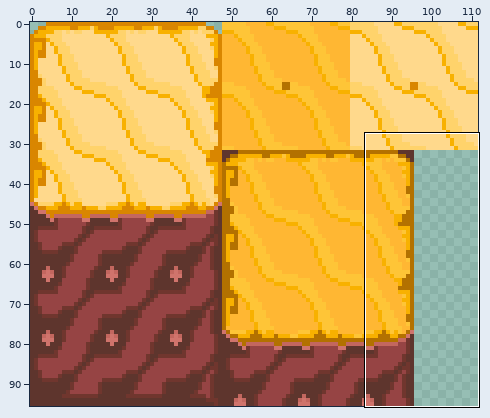
Pixel-art file: Sprites/Final Project Sprites/Tilesets/Teehee Valley/Teehee Valley.aseprite. The first picture is a wide view before the edit; the outline marks the close-up.
Close-up. Earlier state:
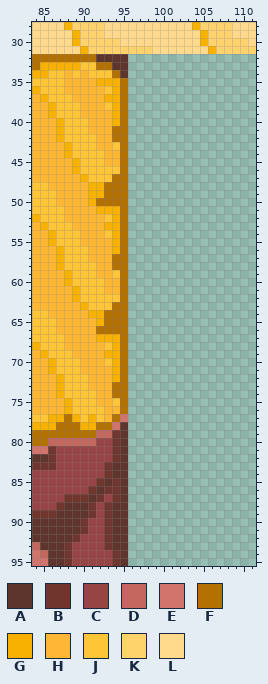
112x96 pixels, 1 frame. Shown: x 84..111, y 28..95.
Palette (. is transparent): A #5e352d  B #70362e  C #964444  D #c3675f  E #d0746c  F #b37100  G #f8b100  H #ffb733  J #fec537  K #ffd36b  L #ffd98c
Pixels before, first column x 84:
28 LLLLGKKKKLLLLLLLLLLLGKKKKLLL
29 LLLLLGKKKLLLLLLLLLLLLGKKKLLL
30 LLLLLGKKKKKLLLLLLLLLLGKKKKKL
31 LLLLLLGKKKKKKKKLLLLLLLGKKKKK
32 FFFFFFFFAAAA................
33 FGGGGGJJFFAA................
34 GGJJHJHJJJFA................
35 JJJJHHHHGGGF................
36 GJJJHHHHHJGF................
37 HGJJJHHHHGGF................
38 HHGJJJHHHJGF................
39 HHGJJJHHHHGF................
40 HHHGJJJHHHGF................
41 HHHGJJJHHHFF................
42 HHHGJJJJHHFF................
43 HHHHGJJJHHJF................
44 HHHHGJJJJHHF................
45 HHHHHGJJJHHF................
46 HHHHHGJJJJJF................
47 HHHHHHGJJJFF................
48 JJHHHHHGGFFF................
49 JJJHHHHGGFFF................
50 JJJHHHHGFFFF................
51 JJJJHHHHGGGF................
52 GJJJHHHHHJGF................
53 HGJJJHHHHGGF................
54 HHGJJJHHHJGF................
55 HHGJJJHHHHGF................
56 HHHGJJJHHHGF................
57 HHHGJJJHHHFF................
58 HHHGJJJJHHFF................
59 HHHHGJJJHHJF................
60 HHHHGJJJJHHF................
61 HHHHHGJJJHHF................
62 HHHHHGJJJJJF................
63 HHHHHHGJJJFF................
64 JJHHHHHGGFFF................
65 JJJHHHHHGFFF................
66 JJJHHHHHFFFF................
67 JJJJHHHHGGGF................
68 GJJJHHHHHJGF................
69 HGJJJHHHHGGF................
70 HHGJJJHHHJGF................
71 HHGJJJHHHHGF................
72 HHHGJJJHHHGF................
73 HHHGJJJHHHFF................
74 HHHGJJJJHHFF................
75 HHHHGJJJHHJF................
76 HHHHGJJJJHHF................
77 JJGGFGJGJHFE................
78 GGGFFFGGFFEA................
79 FFFFFFFFDDBA................
80 FFDDDDDDCCBA................
81 EEBCCCCCCCBA................
82 AABCCCCCCCBA................
83 BBBCCCCCCBAA................
84 CCCCCCCCCBAA................
85 CCCCCCCCBABA................
86 CCCCCCCBABBA................
87 CCCCBBBABCBA................
88 CCCBAAABCBAA................
89 BBBAAAABCBAA................
90 AAAAAABCCBAA................
91 AAAAAABCCBAA................
92 AAAAABCCCBAA................
93 DAAABCCCCBAA................
94 EDAABCCCCCBA................
95 EEAABCCCCCBA................
Now the later version:
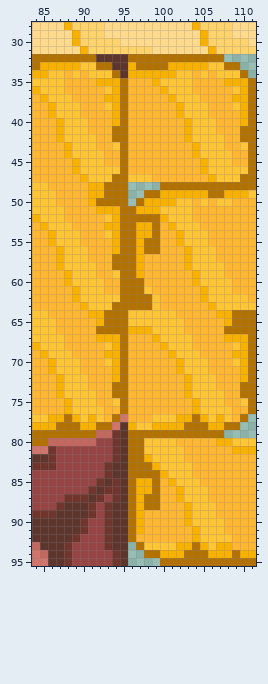
Edits made:
Changed rows in their new state; - is an unchanged pixel.
first column x 96:
32 FFFFFFFFFFFF----
33 GFFFFGGGGGJJFF--
34 GGGGGGJJHJHJJJF-
35 HHHGJJJJHHHHGGGF
36 HHHHGJJJHHHHHJGF
37 HHHHHGJJJHHHHGGF
38 HHHHHHGJJJHHHJGF
39 HHHHHHGJJJHHHHGF
40 HHHHHHHGJJJHHHGF
41 HHHHHHHGJJJHHHFF
42 HHHHHHHGJJJJHHFF
43 HHHHHHHHGJJJHHJF
44 HHHHHHHHGJJJJHHF
45 HHHHHHHHHGJJJHHF
46 HHHHHHHHHGJJJJJF
47 JJJHHHHHHHGJJJFF
48 ----FFFFFFFFFFFF
49 --FFGGGGGGFFGGGJ
50 -FGGGGJJHJHJJHHH
51 FGGGJJJJHHHHHHHH
52 FFFFGJJJHHHHHHHH
53 FGGFHGJJJHHHHHHH
54 FGGFHHGJJJHHHHHH
55 FGFFHHGJJJHHHHHH
56 FGFFHHHGJJJHHHHH
57 FGHHHHHGJJJHHHHH
58 FGHHHHHGJJJJHHHH
59 FGHHHHHHGJJJHHHH
60 FFHHHHHHGJJJJHHH
61 FFJHHHHHHGJJJHHH
62 FFFJHHHHHGJJJJJH
63 FFFJHHHHHHGJJJJJ
64 JJJJJJHHHHHGGFFF
65 JJJJJJJHHHHHGFFF
66 GGGJJJJHHHHHFFFF
67 HHHGJJJJHHHHGGGF
68 HHHHGJJJHHHHHJGF
69 HHHHHGJJJHHHHGGF
70 HHHHHHGJJJHHHJGF
71 HHHHHHGJJJHHHHGF
72 HHHHHHHGJJJHHHGF
73 HHHHHHHGJJJHHHFF
74 HHHHHHHGJJJJHHFF
75 HHHHHHHHGJJJHHJF
76 HHHHHHHHGJJJJHHF
77 HHHJJJGGFGJGJHF-
78 GJJGGGGFFFGGFF--
79 FFFFFFFFFFFF----
80 FFJJJJHHHHHGGJJJ
81 FFJJJJJHHHHHHGGG
82 FFGJJJJHHHHHHHHH
83 FFFGJJJJHHHHHHHH
84 FFFFGJJJHHHHHHHH
85 FGGFHGJJJHHHHHHH
86 FGGFHHGJJJHHHHHH
87 FGFFHHGJJJHHHHHH
88 FGFFHHHGJJJHHHHH
89 FGHHHHHGJJJHHHHH
90 FGHHHHHGJJJJHHHH
91 FGHHHHHHGJJJHHHH
92 FHHHHHHHGJJJJHHH
93 -FJJJJGGFGJGGHHH
94 --FFGGGFFFGGGFGG
95 ----FFFFFFFFFFFF
Where, in picture pixels (left, top, right, bottom), the same in both close-ups:
added: (128, 54, 256, 566)
